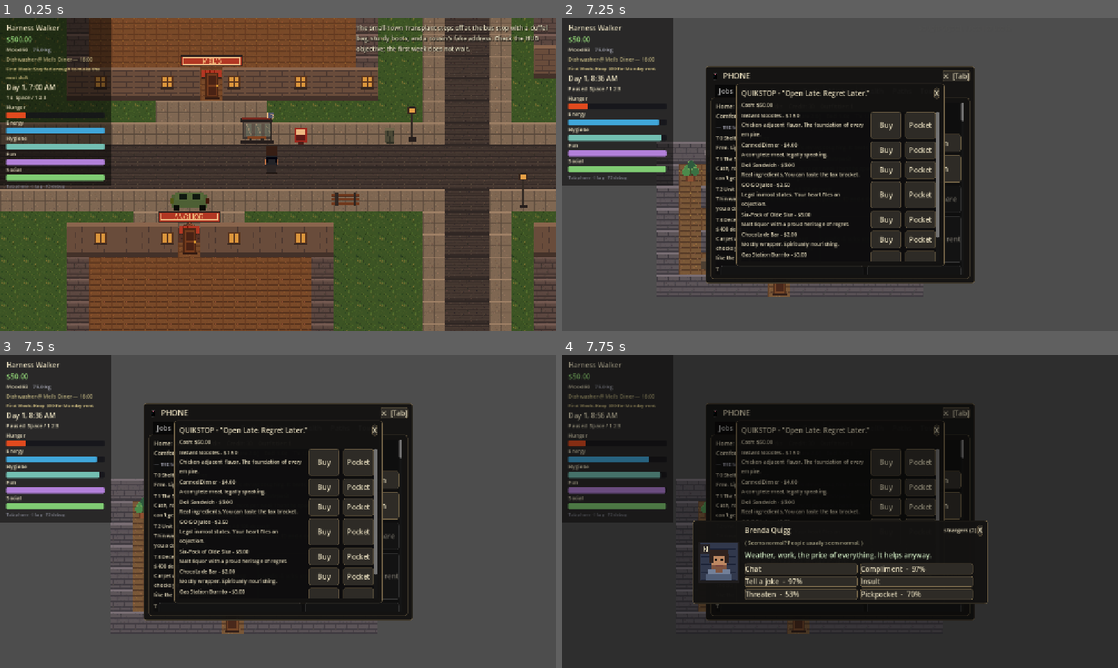
Above: before the commit, frames 1-4 (two rows, left to right).
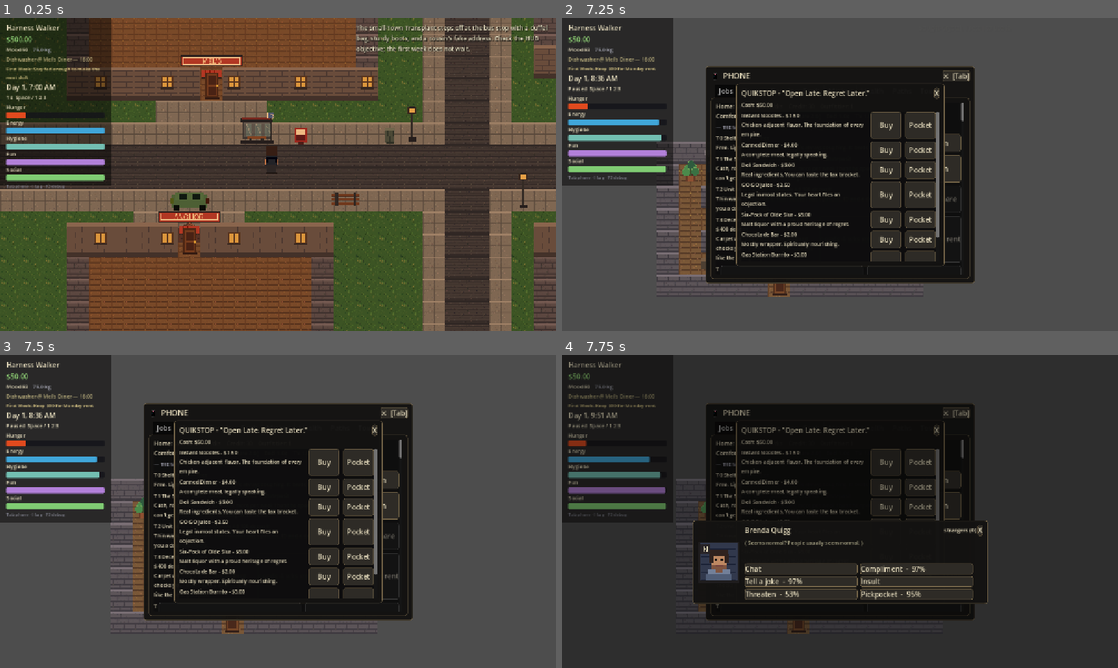
Above: after the commit, the same moments.

Repository: redstonejh/rags
Game: Godot game, scene res://scenes/dev/PlaytestDriver.tscn
Same seed, same stepped clock (60 frames per second), same inputs: the game is played once before the commit and once after it. This scene is started directly instead of the project's main scene.
Inputs (mouse positions are in pixels of both pictures, inside the frame that each line leads up to):
- Up to frame 1 (0.25 s): no input
- Up to frame 2 (7.25 s): move the mouse to (962, 158) at 0.52 s; hold D (move_right) 0.53-1.25 s; hold E (interact) 0.53-1.25 s; click (962, 158) at 0.67 s; drag from (728, 190) to (917, 130) at 1.27 s; move the mouse to (895, 105) at 2.02 s; hold D (move_right) 2.03-2.75 s; hold Tab (phone) 2.03-2.75 s; tap E (interact) at 2.3 s; tap I (inventory) at 2.75, 6.5 s; drag from (812, 237) to (723, 287) at 2.77 s; click "✕ [Tab]" at 3.5 s; click "Move in" at 4.25 s; click "Move in" at 5 s; click "✕ [I]" at 5.75 s; move the mouse to (1006, 221) at 6.52 s; hold A (move_left) from 6.53 s (still down); hold E (interact) from 6.53 s (still down); tap Escape (ui_cancel) at 7.15 s
- Up to frame 3 (7.5 s): release A (move_left) at 7.25 s; release E (interact) at 7.25 s; drag from (111, 464) to (216, 624) at 7.27 s
- Up to frame 4 (7.75 s): no input

Frames 1-3 are identical in both runs. In frame 4, 0.5% of the frame differs, in the area x 4-75%, y 18-78%.

Commit message:
Pace repeated social rolls

Diff:
--- a/scripts/dev/m4_smoke_test.gd
+++ b/scripts/dev/m4_smoke_test.gd
@@ -33,6 +33,7 @@
 	_test_streetwise_reads()
 	_test_reality_check()
 	_test_relationship_deltas()
+	_test_social_roll_cooldown()
 	_test_social_odds_balance()
 	_test_social_rng_save_roundtrip()
 	_test_gossip()
@@ -147,7 +148,7 @@
 
 func _test_relationship_deltas() -> void:
 	print("[Relationships: words have prices]")
-	var mark: NPCRecord = WorldState.npcs["npc_mark"]
+	var mark := _mk_npc("npc_words", "loc_test_room", ["plain"], 8, 50, 50)
 	var viewer := _fresh_viewer()
 	mark.relationships["player"] = 0.0
 	Social.interact(viewer, mark, "compliment", 0.0) # forced success
@@ -157,6 +158,31 @@
 	_check(mark.rel("player") <= before - 15.0, "insult costs 15 (%.1f)" % mark.rel("player"))
 	_check(mark.memories.any(func(m: Dictionary) -> bool: return m.kind == "insult"),
 			"the insult is now a memory")
+
+
+func _test_social_roll_cooldown() -> void:
+	print("[Social pacing: one serious push at a time]")
+	var mark := _mk_npc("npc_cooldown", "loc_test_room", ["plain"], 8, 50, 50)
+	var viewer := _fresh_viewer()
+	GameClock.total_minutes = 1000
+	var first := Social.interact(viewer, mark, "compliment", 0.0)
+	var cooldown_until := int(mark.flags.get("player_social_roll_cooldown_until", -1))
+	_check(first.success and cooldown_until > GameClock.total_minutes,
+			"rolled social action starts a per-NPC cooldown")
+	var rng_before := WorldState.social_rng_state
+	var rel_before := mark.rel("player")
+	var blocked := Social.interact(viewer, mark, "threaten", 0.0)
+	_check(blocked.get("blocked", false), "second immediate social roll is blocked")
+	_check(WorldState.social_rng_state == rng_before,
+			"blocked social spam does not consume social RNG")
+	_check(mark.rel("player") < rel_before,
+			"pushing through cooldown annoys the NPC")
+	_check(Social.action_blocker(viewer, mark, "threaten") != "",
+			"dialogue can explain the cooldown blocker")
+	GameClock.total_minutes = cooldown_until
+	var later := Social.interact(viewer, mark, "threaten", 0.0)
+	_check(not later.get("blocked", false),
+			"social roll unlocks after the cooldown expires")
 
 
 func _test_social_odds_balance() -> void:
@@ -364,6 +390,8 @@
 	print("[Dating: the optimistic path]")
 	var mark: NPCRecord = WorldState.npcs["npc_mark"]
 	mark.relationships["player"] = 50.0
+	mark.flags.erase("player_social_roll_cooldown_until")
+	mark.flags.erase("player_last_social_roll_action")
 	mark.flags.erase("dating_player")
 	var viewer := _fresh_viewer()
 	_check("ask_out" in Social.available_actions(viewer, mark), "ask out unlocks at 40+")
@@ -394,8 +422,8 @@
 	WorldState.player_location_id = "loc_diner"
 	var talk_text := str(Social.interact(viewer, talker, "date_mels_listen").text)
 	var quiet_text := str(Social.interact(viewer, quiet, "date_mels_listen").text)
-	_check(talker.rel("player") > quiet.rel("player"),
-			"personality shapes date choice relationship gains")
+	_check(talker.rel("player") > 50.0 and quiet.rel("player") > 50.0,
+			"date choices improve relationships for both personality fits")
 	_check("more to say" in talk_text and "do not pry" in quiet_text,
 			"date result text reflects personality fit")
 
--- a/scripts/dev/playtest_driver.gd
+++ b/scripts/dev/playtest_driver.gd
@@ -656,6 +656,11 @@
 	dialogue.call("_do_action_with_roll", "flirt", 0.0)
 	await get_tree().process_frame
 	_check(target.rel("player") > before_flirt, "dialogue flirt changes relationship")
+	_check(_descendant_text_contains(dialogue, "give them"),
+			"dialogue paces repeated serious social rolls")
+	GameClock.total_minutes = int(target.flags.get(
+			"player_social_roll_cooldown_until", GameClock.total_minutes))
+	await get_tree().process_frame
 	target.relationships["player"] = 0.0
 	_place_social_playtest_records(target, witness, stranger)
 	var camera := _player.get_node_or_null("Camera2D")
--- a/scripts/sim/social.gd
+++ b/scripts/sim/social.gd
@@ -21,6 +21,7 @@
 const PICKPOCKET_COP_EYE_PENALTY := 0.08
 const PICKPOCKET_MAX_EYE_PENALTY := 0.18
 const WITNESS_BRIBE_BASE_CENTS_PER_SEVERITY := 2500
+const SOCIAL_ROLL_COOLDOWN_MINUTES := 60
 const PICKPOCKET_DISTRACTED_ACTIVITIES := [
 	"shopping", "drinking", "eating", "loitering", "wandering", "working", "date",
 ]
@@ -117,6 +118,17 @@
 	return Perception.displayed_chance(sheet, _chance(sheet, npc, action, stats))
 
 
+static func action_blocker(_sheet: CharacterSheet, npc: NPCRecord, action: String) -> String:
+	var a: Dictionary = ACTIONS.get(action, {})
+	if not a.get("roll", false):
+		return ""
+	var cooldown_until := int(npc.flags.get("player_social_roll_cooldown_until", -1))
+	if GameClock.total_minutes < cooldown_until:
+		var mins_left := maxi(1, cooldown_until - GameClock.total_minutes)
+		return "give them %dm" % mins_left
+	return ""
+
+
 static func _chance(sheet: CharacterSheet, npc: NPCRecord, action: String, def_stats: Dictionary) -> float:
 	var a: Dictionary = ACTIONS.get(action, {})
 	if not a.get("roll", false):
@@ -174,6 +186,14 @@
 static func interact(sheet: CharacterSheet, npc: NPCRecord, action: String, forced_roll := -1.0) -> Dictionary:
 	var perceived := perceived_chance(sheet, npc, action)
 	var actual := true_chance(sheet, npc, action)
+	var blocker := action_blocker(sheet, npc, action)
+	if blocker != "":
+		npc.change_rel("player", -1.0)
+		npc.add_memory("pushed", "player",
+				"kept pushing after you needed space", -0.2, 2.0)
+		return {"success": false, "blocked": true, "reality_check": false,
+				"perceived": perceived, "actual": actual,
+				"text": "They step back. %s." % blocker.capitalize()}
 	var roll := forced_roll if forced_roll >= 0.0 else _randf()
 	if forced_roll < 0.0 and sheet.has_tag("luck"):
 		roll = minf(roll, _randf()) # the Gambler's whole deal: roll twice, keep the better
@@ -368,6 +388,10 @@
 				roundi(perceived * 100), roundi(actual * 100)])
 
 	GameClock.skip_minutes(5)
+	if ACTIONS.get(action, {}).get("roll", false):
+		npc.flags["player_social_roll_cooldown_until"] = \
+				GameClock.total_minutes + SOCIAL_ROLL_COOLDOWN_MINUTES
+		npc.flags["player_last_social_roll_action"] = action
 	if date_location != "":
 		WorldState.player_location_id = date_location
 		npc.current_location_id = date_location
--- a/scripts/ui/dialogue.gd
+++ b/scripts/ui/dialogue.gd
@@ -174,6 +174,7 @@
 			"label": "Spend time together",
 			"roll": false,
 		})
+		var blocker := Social.action_blocker(sheet, _npc, action_id)
 		var is_revealed: bool = action_id == _revealed_action
 		var btn := Button.new()
 		btn.name = "Action_%s" % action_id
@@ -184,7 +185,7 @@
 			btn.text = "%s  -  %d%%" % [def.label, roundi(shown * 100)]
 		else:
 			btn.text = str(def.get("label", action_id))
-		if action_id == _revealed_action:
+		if is_revealed:
 			btn.text = "%s  -  %d%% -> %d%%" % [
 				def.get("label", action_id),
 				roundi(_revealed_perceived * 100),
@@ -192,6 +193,11 @@
 			]
 			btn.set_meta("reality_check_button_pulse", true)
 			_style_revealed_action_button(btn)
+		if blocker != "":
+			if not is_revealed:
+				btn.text = "%s  -  %s" % [def.get("label", action_id), blocker]
+			btn.disabled = true
+			btn.tooltip_text = "They need a little space before another serious push."
 		btn.pressed.connect(_do_action.bind(action_id))
 		_actions_box.add_child(btn)
 		if is_revealed:
Not shown, changed: docs/PROGRESS.md
Not shown, changed: docs/REBUILD_PLAN.md
